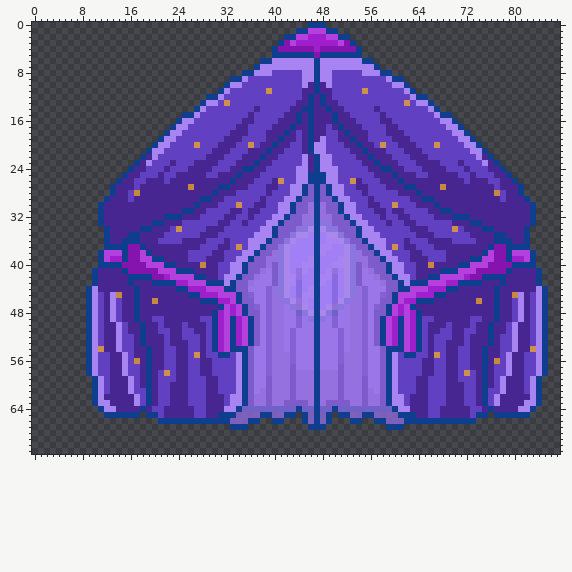
File history of a sprite sheet, resources/img/misc/activity_building_fortune_teller.png. The picture above was drawn from the file before the commit.
The file is 96x96 pixels. Colours within 5 levels of each other are drawn and written as one. Shown: x 0..87, y 0..71.
After:
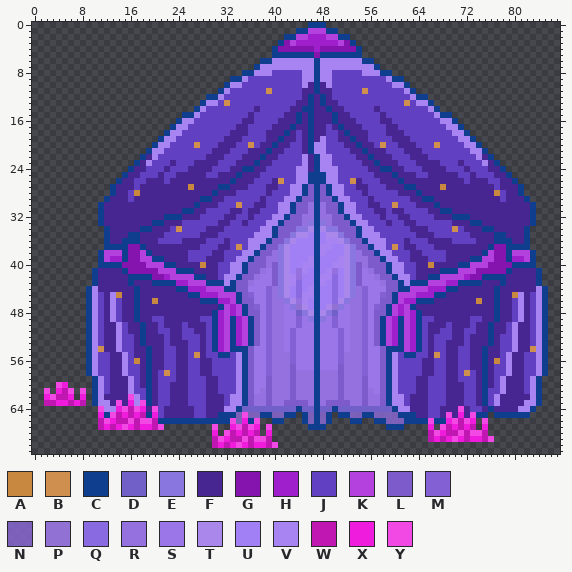
Palette (. is transparent): A #c88840  B #cf904f  C #0f3e8e  D #7260c9  E #8976df  F #482691  G #8514ae  H #9f1fcc  J #6140c2  K #b440de  L #7e5bca  M #8360d4  N #8b68d7cc  P #9271d5  Q #896ae0  R #9571df  S #9a76e9  T #a987eb  U #a180f5  V #a884f3  W #c016b2  X #ef1cde  Y #f248e4
Author's note on the commit: feat: heavily improve and unify outside activity building sprites
Edits made:
y 60: x 4..5 .. -> YX
y 61: x 2 . -> Y; x 4..6 ... -> XWY; x 8 . -> Y
y 62: x 2..6 ..... -> XYWWX; x 8 . -> X; x 16 F -> Y
y 63: x 2..8 ....... -> WWXXWXW; x 14 F -> Y; x 16 F -> X; x 18 J -> Y
y 64: x 11 C -> Y; x 14..18 FFFFC -> XYWYX; x 20 J -> Y; x 71 F -> Y
y 65: x 11 . -> X; x 13..18 CCCCC. -> YWXWXW; x 20 C -> X; x 35 N -> Y; x 69 F -> Y; x 71 F -> X; x 73 J -> Y
y 66: x 11..20 .......... -> WYXWWYWYYW; x 33 N -> Y; x 35 N -> X; x 37 C -> Y; x 66 C -> Y; x 69..73 CCCCC -> XYWYX; x 75 . -> Y
y 67: x 11..21 ........... -> WXWXYXWXXWY; x 30 . -> Y; x 33..37 CCC.. -> XYWYX; x 39 . -> Y; x 66 . -> X; x 68..73 ...... -> YWXWXW; x 75 . -> X
y 68: x 30 . -> X; x 32..37 ...... -> YWXWXW; x 39 . -> X; x 66..75 .......... -> WYXWWYWYYW
y 69: x 30..39 .......... -> WYXWWYWYYW; x 66..76 ........... -> WXWXYXWXXWY
y 70: x 30..40 ........... -> WXWXYXWXXWY
Where, in picture pixels (left, top, right, bottom), the same in both pictures:
changed: (44, 382, 164, 430)
changed: (428, 406, 494, 442)
changed: (212, 412, 278, 448)
